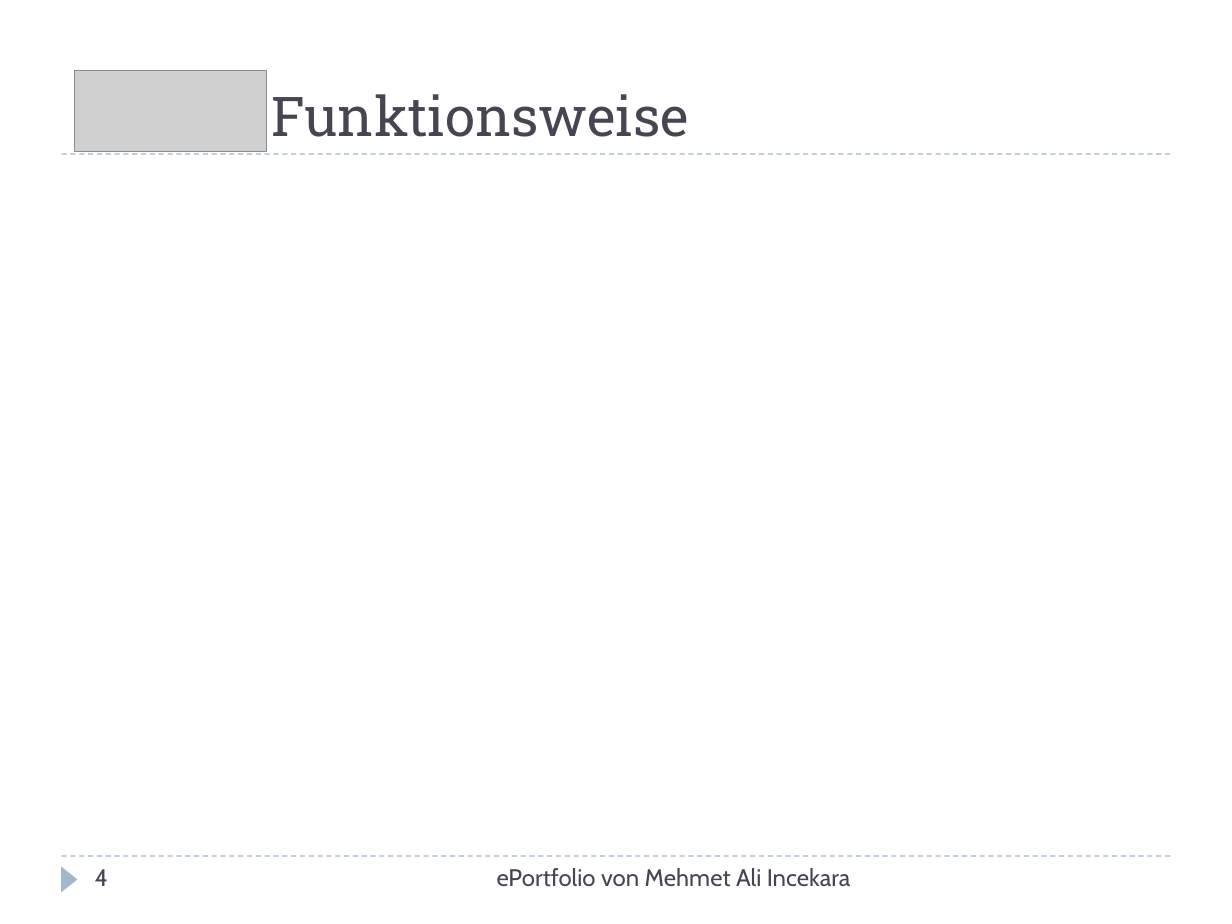
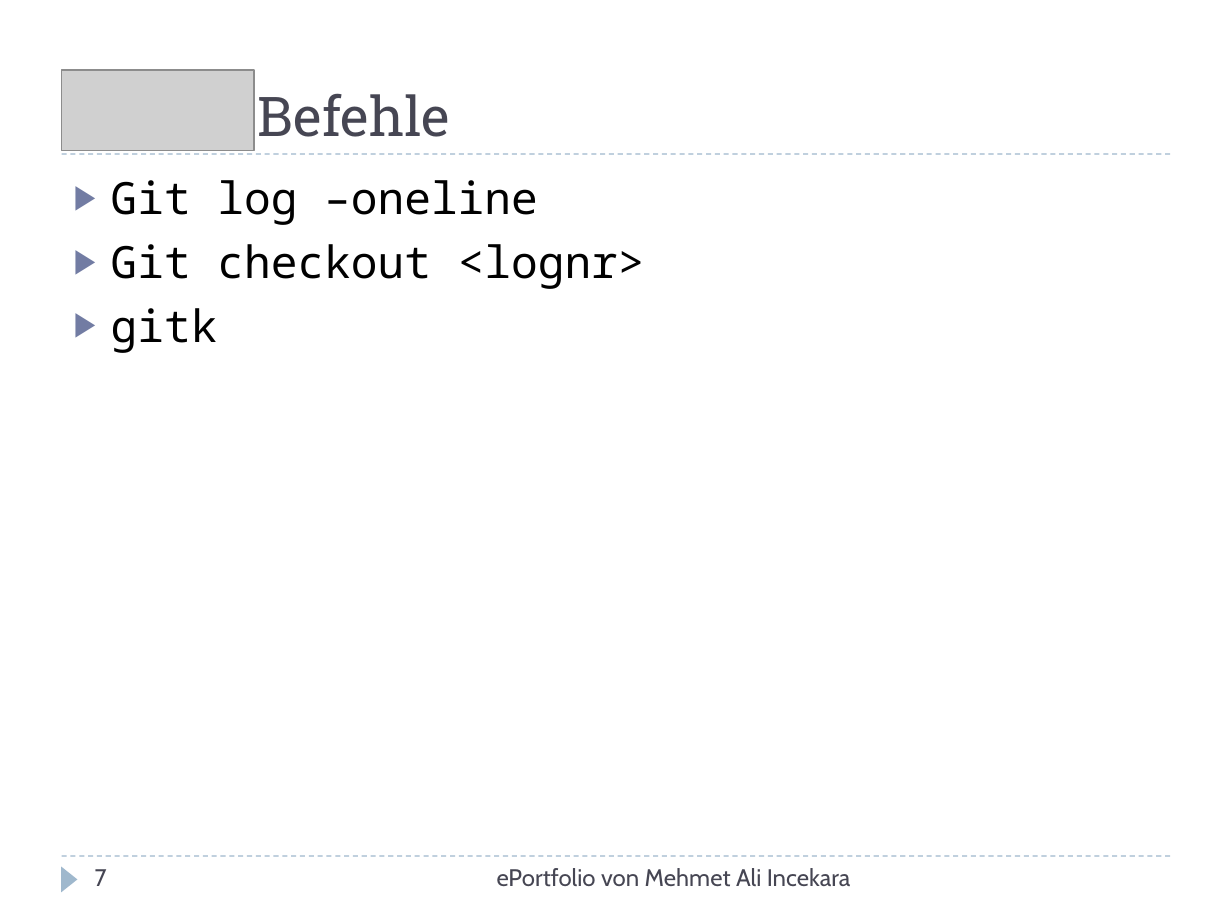
Before and after one commit to xnappy/ePortfolio, a slide deck: slide 7 of Git-und-GitHub.pptx (slide 4 before the commit). Drawn at 1232x924 pixels with LibreOffice and Linux fonts; fonts in the diff are those of the drawing; grey boxes stand for pictures. Boxes give left, top, right and bottom in pixels: in the first picture for what was removed or moved away, otherwise in the second. Text is boxed around its words. In the diff, an @@ line names an element or a change of style, - is before the commit and + after.

```diff
--- a/Git-und-GitHub.pptx
+++ b/Git-und-GitHub.pptx
@@ picture: place and size @@
-picture at <box>74,70,266,152</box>
+picture at <box>62,70,254,152</box>
@@ title at <box>258,93,450,137</box>: text changed @@
-- Funktionsweise
+- Befehle
@@ text added at <box>111,180,645,353</box>, 26 pt, text #000000 @@
+▶ Git log –oneline
+▶ Git checkout <lognr>
+▶ gitk
@@ page number at <box>95,869,107,886</box>: text changed @@
-4
+7
```
Also in this commit, not shown: 6 other slides changed, 2 slides added.
